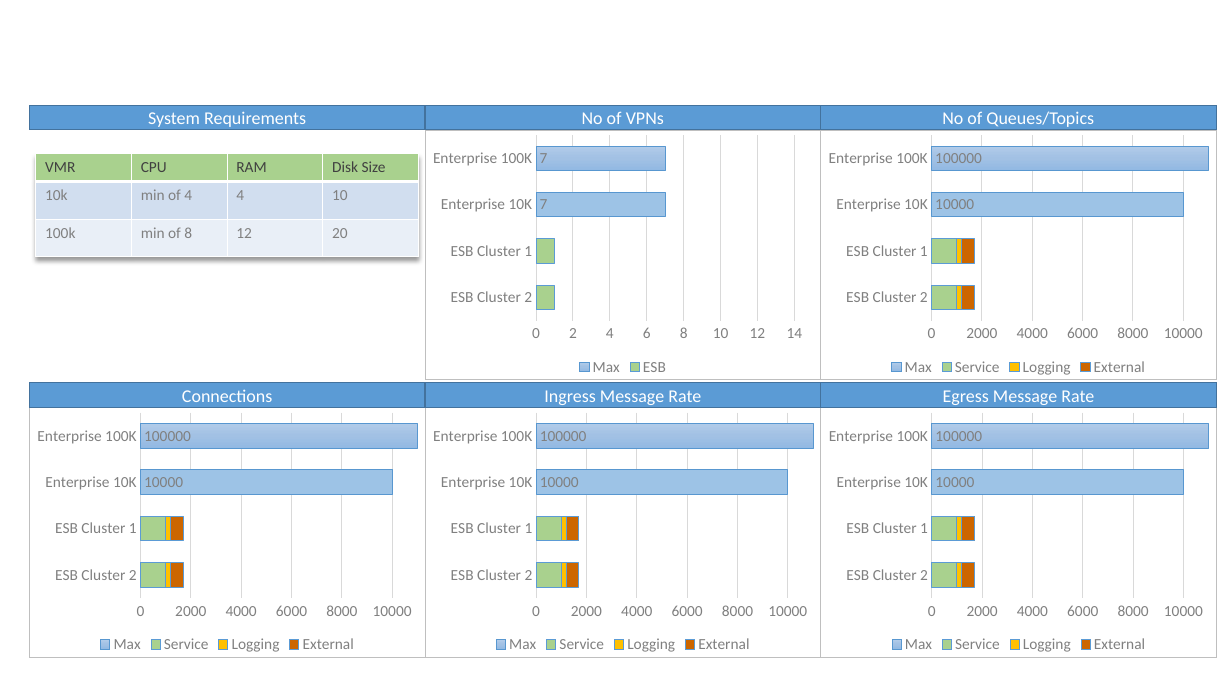
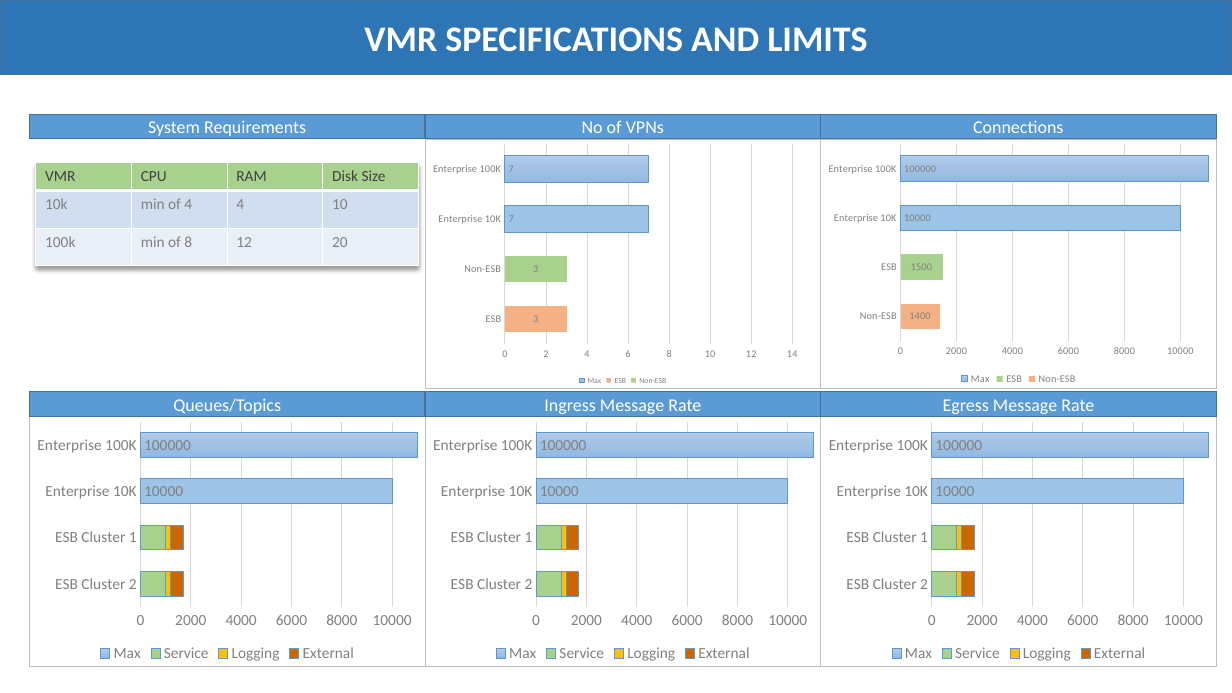
Before and after one commit to kurianzz/FC, a slide deck: slide 1 of Presentation1.pptx. Drawn at 1232x693 pixels with LibreOffice and Linux fonts; fonts in the diff are those of the drawing. Boxes give left, top, right and bottom in pixels: in the first picture for what was removed or moved away, otherwise in the second. Text is boxed around its words. In the diff, an @@ line names an element or a change of style, - is before the commit and + after.

```diff
--- a/Presentation1.pptx
+++ b/Presentation1.pptx
@@ rectangle added at bbox=[0, 0, 1232, 75], fill #2E75B6, outline #43739E 1 pt, 28 pt, text #FFFFFF, bold @@
+VMR SPECIFICATIONS AND LIMITS
@@ rectangle "Connections": place and size @@
-rectangle "Connections" at bbox=[30, 383, 425, 408]
+rectangle "Connections" at bbox=[821, 115, 1216, 140]
@@ bar stacked chart at bbox=[425, 140, 821, 389] @@
-categories: ESB Cluster 2, ESB Cluster 1, Enterprise 10K, Enterprise 100K
+categories: ESB, Non-ESB, Enterprise 10K, Enterprise 100K
@@ data labels of Max changed @@
-ESB: 1, 1, -, -
+ESB: 3, -, -, -
@@ colour of ESB #A9D18E to #F4B183 @@
@@ data labels of ESB added @@
@@ colours of single points changed @@
+Non-ESB: -, 3, -, -
@@ legend changed @@
@@ category axis changed @@
@@ value axis changed @@
@@ 5 bar stacked charts, 4 rectangles, 1 table: place and size @@
-5 bar stacked charts, 4 rectangles, 1 table at bbox=[30, 105, 1216, 657]
+5 bar stacked charts, 4 rectangles, 1 table at bbox=[30, 115, 1216, 666]
@@ bar stacked chart at bbox=[821, 140, 1216, 389] @@
-categories: ESB Cluster 2, ESB Cluster 1, Enterprise 10K, Enterprise 100K
+categories: Non-ESB, ESB, Enterprise 10K, Enterprise 100K
@@ data labels of Max changed @@
-Service: 1000, 1000, -, -
+ESB: -, 1500, -, -
@@ data labels of ESB added @@
-Logging: 200, 200, -, -
+Non-ESB: 1400, -, -, -
@@ colour of Non-ESB #FFC000 to #F4B183 @@
@@ data labels of Non-ESB added @@
-External: 500, 500, -, -
@@ legend changed @@
@@ category axis changed @@
@@ value axis changed @@
@@ rectangle "Queues/Topics": place and size @@
-rectangle "Queues/Topics" at bbox=[821, 105, 1216, 130]
+rectangle "Queues/Topics" at bbox=[30, 392, 425, 417]
@@ text in rectangle at bbox=[173, 398, 281, 414]: text changed @@
-No of Queues/Topics
+Queues/Topics
```
Also in this commit, not shown: 2 slides added, 1 other file.
